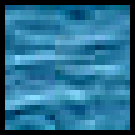
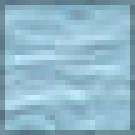
The second (135, 135) image is a revision of the first. Changes to its layers:
"black_frame": opacity 100% → 30% over [0, 0, 135, 135]
"sea": opacity 100% → 50% over [0, 0, 135, 135]
